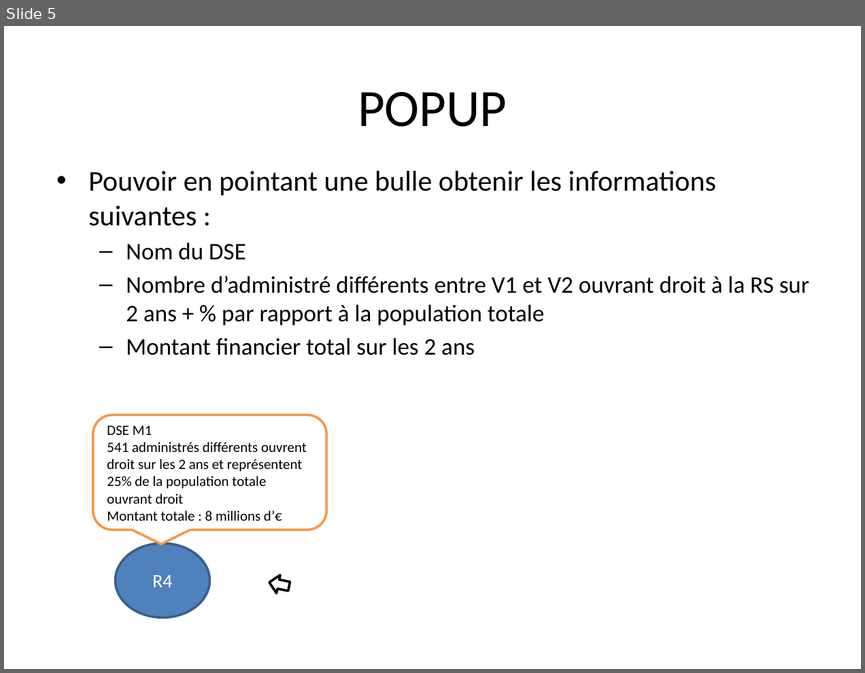
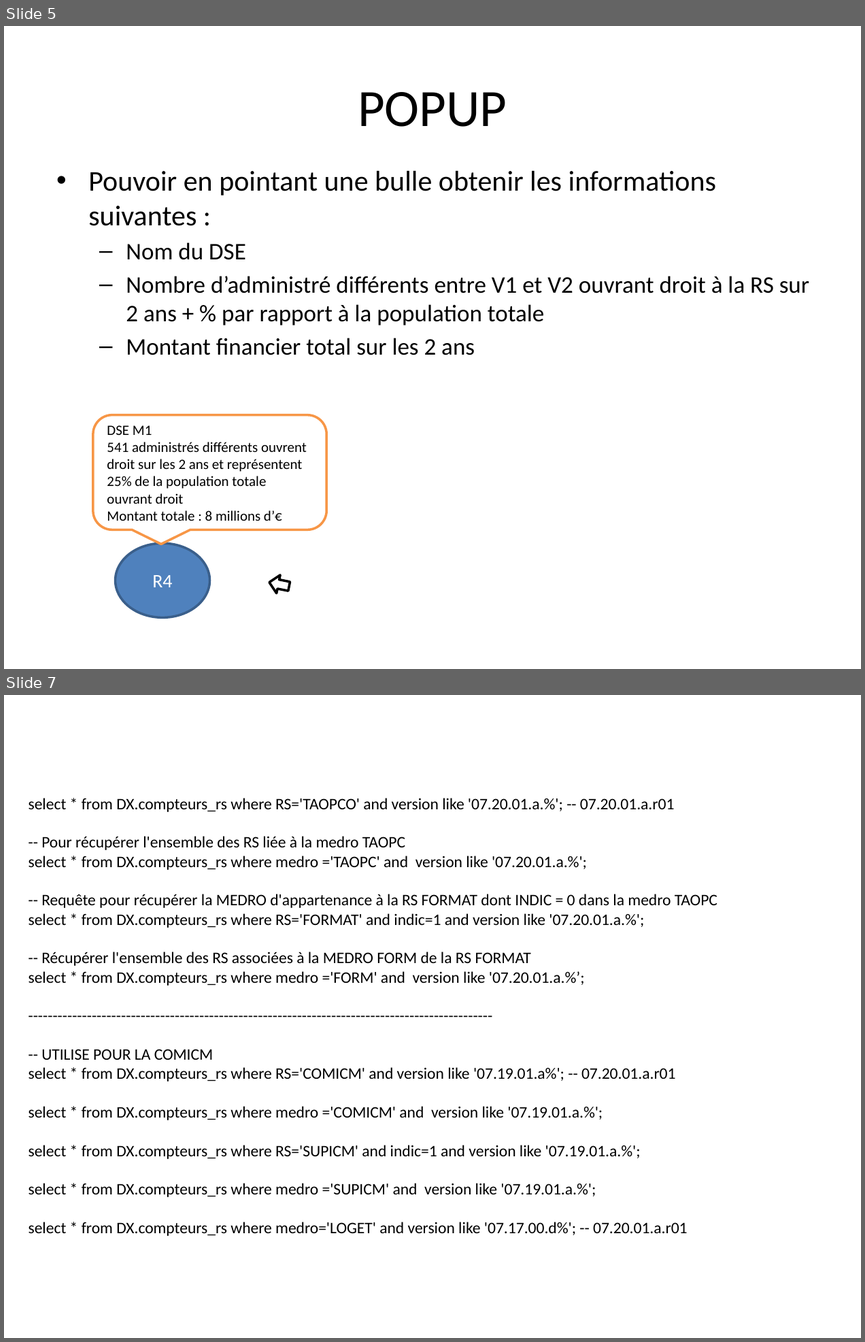
Before and after one commit to brunB/VISUAl_RS, a slide deck: Documentations/description_fonctionnelle_du_besoin.pptx. Shown one above the other, each under a label of ours: slide 5 before the commit, slides 5 and 7 after it; the slides between them are not shown. The pictures are 865x673 and 865x1342 pixels, drawn with LibreOffice and Linux fonts; fonts in the diff are those of the drawing. Boxes give left, top, right and bottom in pixels: in the first picture for what was removed or moved away, otherwise in the second. Text is boxed around its words. In the diff, an @@ line names an element or a change of style, - is before the commit and + after.

```diff
--- a/Documentations/description_fonctionnelle_du_besoin.pptx
+++ b/Documentations/description_fonctionnelle_du_besoin.pptx
@@ slide 7 added at [4, 695, 861, 1338], background #FFFFFF @@
@@ text added at [28, 798, 717, 1236], 13.5 pt, text #000000 @@
+select * from DX.compteurs_rs where RS='TAOPCO' and version like '07.20.01.a.%'; -- 07.20.01.a.r01
+-- Pour récupérer l'ensemble des RS liée à la medro TAOPC
+select * from DX.compteurs_rs where medro ='TAOPC' and version like '07.20.01.a.%';
+-- Requête pour récupérer la MEDRO d'appartenance à la RS FORMAT dont INDIC = 0 dans la medro TAOPC
+select * from DX.compteurs_rs where RS='FORMAT' and indic=1 and version like '07.20.01.a.%';
+-- Récupérer l'ensemble des RS associées à la MEDRO FORM de la RS FORMAT
+select * from DX.compteurs_rs where medro ='FORM' and version like '07.20.01.a.%’;
+-----------------------------------------------------------------------------------------------
+-- UTILISE POUR LA COMICM
+select * from DX.compteurs_rs where RS='COMICM' and version like '07.19.01.a%'; -- 07.20.01.a.r01
+select * from DX.compteurs_rs where medro ='COMICM' and version like '07.19.01.a.%';
+select * from DX.compteurs_rs where RS='SUPICM' and indic=1 and version like '07.19.01.a.%';
+select * from DX.compteurs_rs where medro ='SUPICM' and version like '07.19.01.a.%';
+select * from DX.compteurs_rs where medro='LOGET' and version like '07.17.00.d%'; -- 07.20.01.a.r01
```
Also in this commit, not shown: 6 other slides added.
